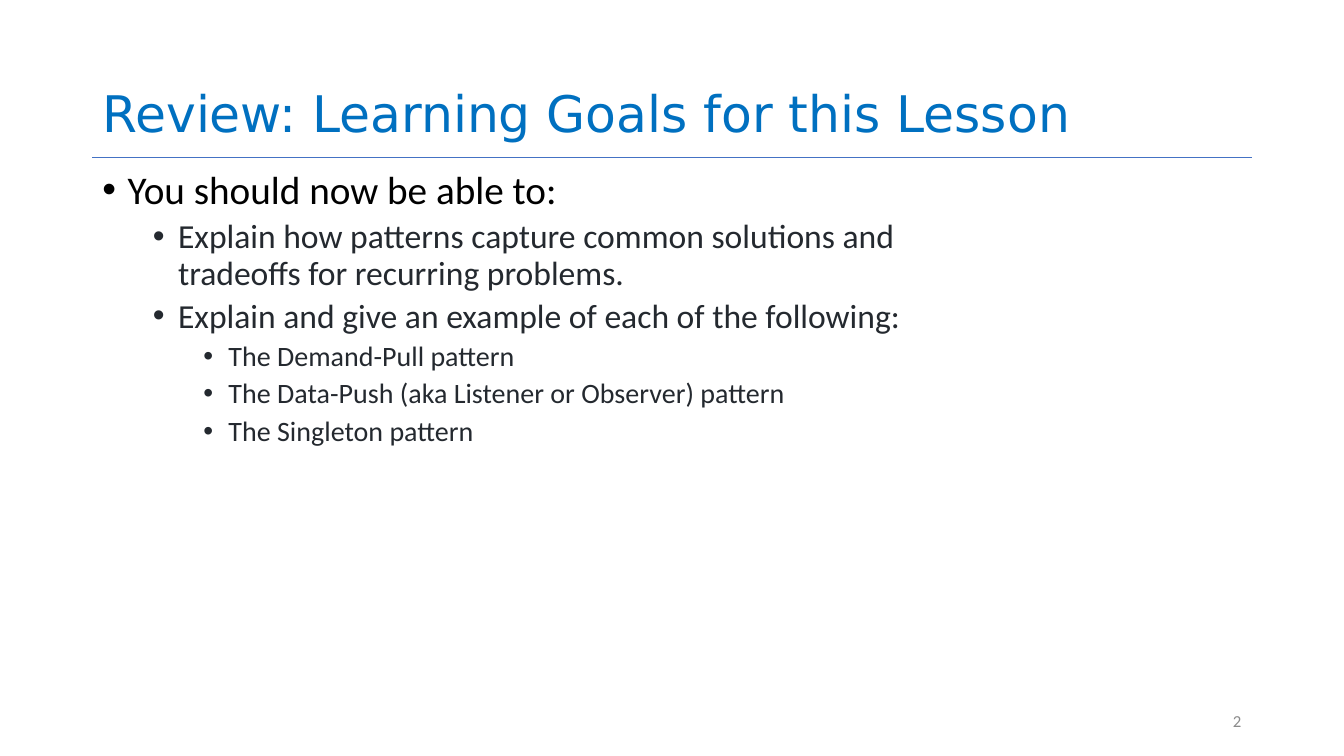
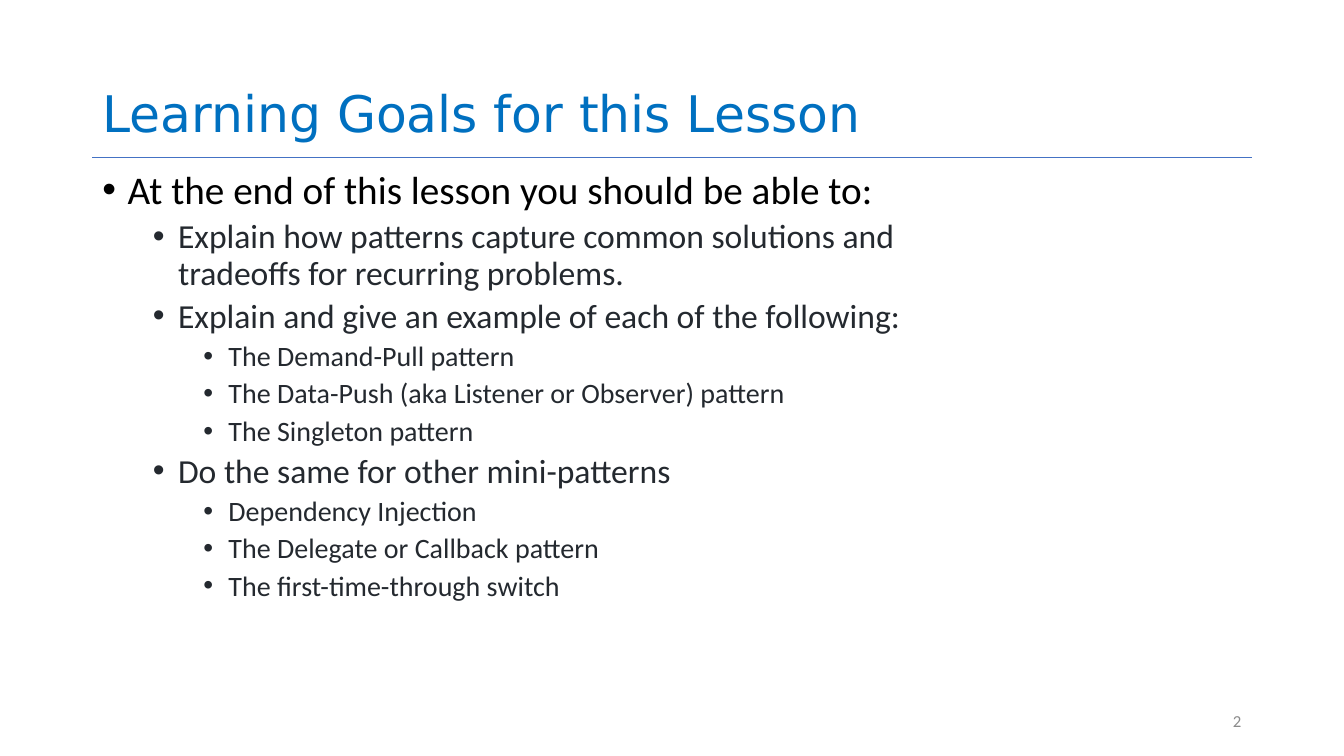
Before and after one commit to neu-se/CS4530-Spring-2026, a slide deck: slide 2 of Slides/Module 11.1 Interaction-Level Design.pptx. Drawn at 1344x756 pixels with LibreOffice and Linux fonts; fonts in the diff are those of the drawing. Boxes give left, top, right and bottom in pixels: in the first picture for what was removed or moved away, otherwise in the second. Text is boxed around its words. In the diff, an @@ line names an element or a change of style, - is before the commit and + after.

```diff
--- a/Slides/Module 11.1 Interaction-Level Design.pptx
+++ b/Slides/Module 11.1 Interaction-Level Design.pptx
@@ title at (102,93,860,143): text changed @@
-Review: Learning Goals for this Lesson
+Learning Goals for this Lesson
@@ text at (128,176,872,211): text changed @@
-• You should now be able to:
+• At the end of this lesson you should be able to:
@@ text at (178,459,671,601): paragraphs added @@
+  • Do the same for other mini-patterns
+    • Dependency Injection
+    • The Delegate or Callback pattern
+    • The first-time-through switch
```
Also in this commit, not shown: 9 other slides changed, 6 slides added, 4 slides removed.
